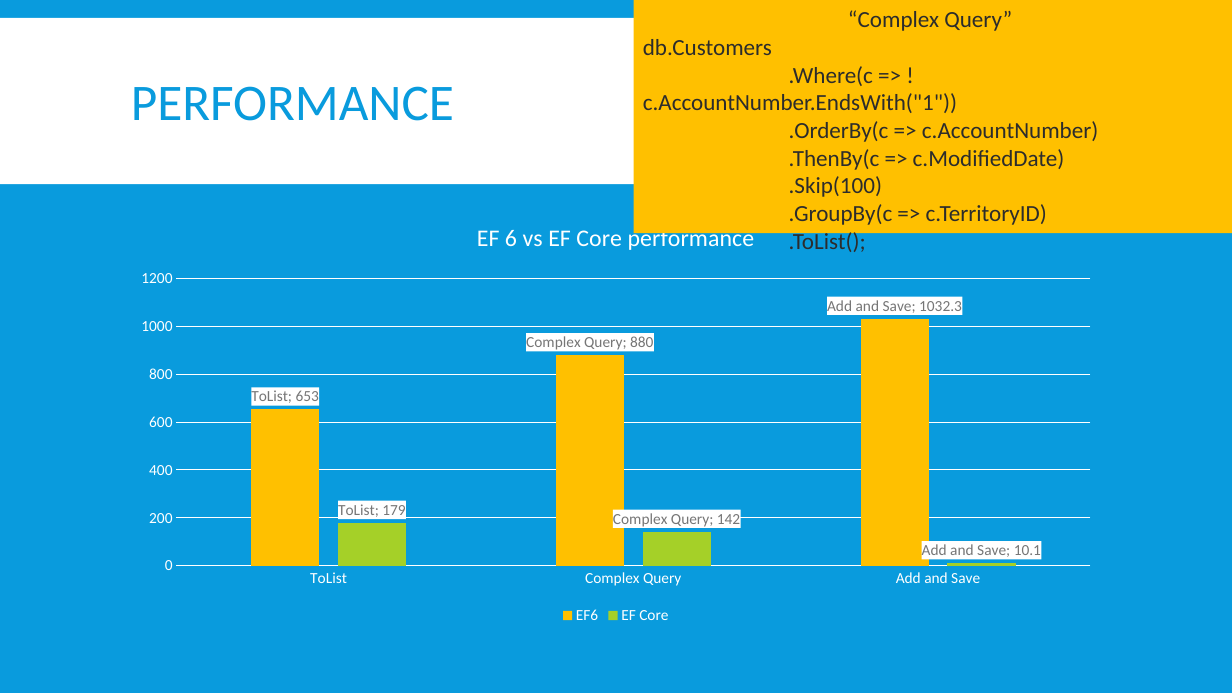
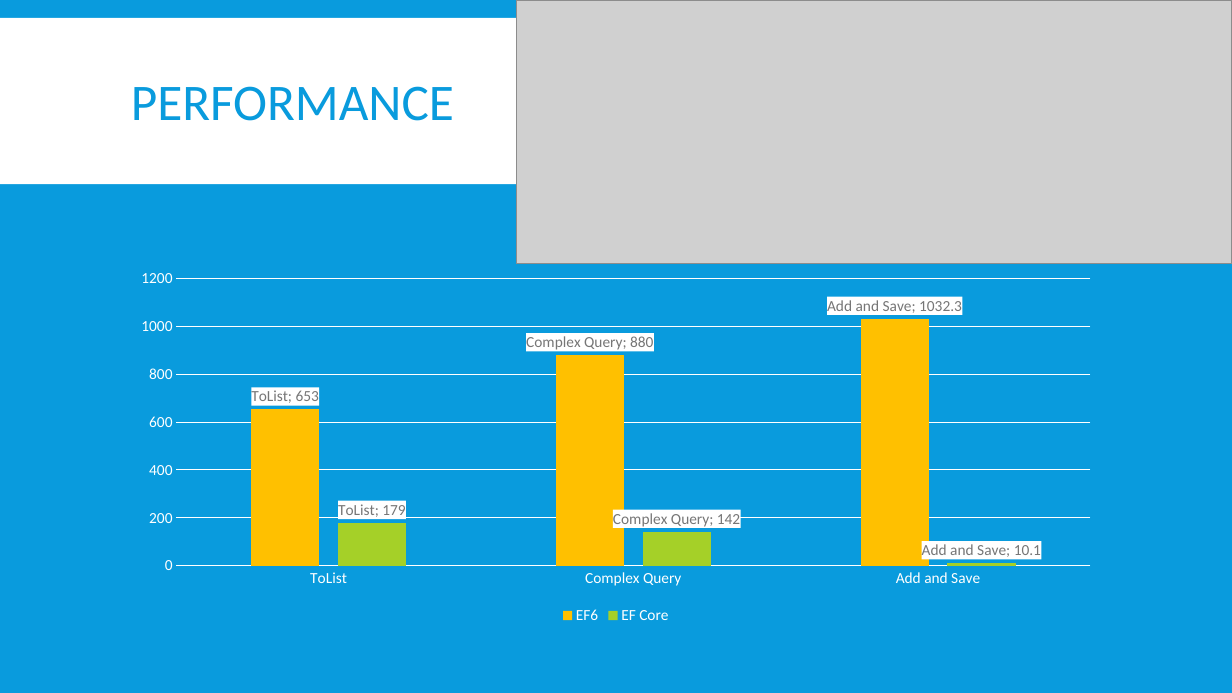
Before and after one commit to jwooley/EfCore, a slide deck: slide 8 of EfCoreGettingStarted.pptx (slide 7 before the commit). Drawn at 1232x693 pixels with LibreOffice and Linux fonts; fonts in the diff are those of the drawing; grey boxes stand for pictures. Boxes give left, top, right and bottom in pixels: in the first picture for what was removed or moved away, otherwise in the second. Text is boxed around its words. In the diff, an @@ line names an element or a change of style, - is before the commit and + after.

```diff
--- a/EfCoreGettingStarted.pptx
+++ b/EfCoreGettingStarted.pptx
@@ picture added at bbox=[517, 0, 1232, 263] @@
@@ rectangle removed at bbox=[634, 0, 1232, 233] @@
-“Complex Query”
-db.Customers
-.Where(c => !c.AccountNumber.EndsWith("1"))
-.OrderBy(c => c.AccountNumber)
-.ThenBy(c => c.ModifiedDate)
-.Skip(100)
-.GroupBy(c => c.TerritoryID)
-.ToList();
@@ column chart at bbox=[122, 203, 1111, 628] @@
@@ title "EF 6 vs EF Core performance " removed @@
```
Also in this commit, not shown: 2 other slides changed, 2 slides added.
